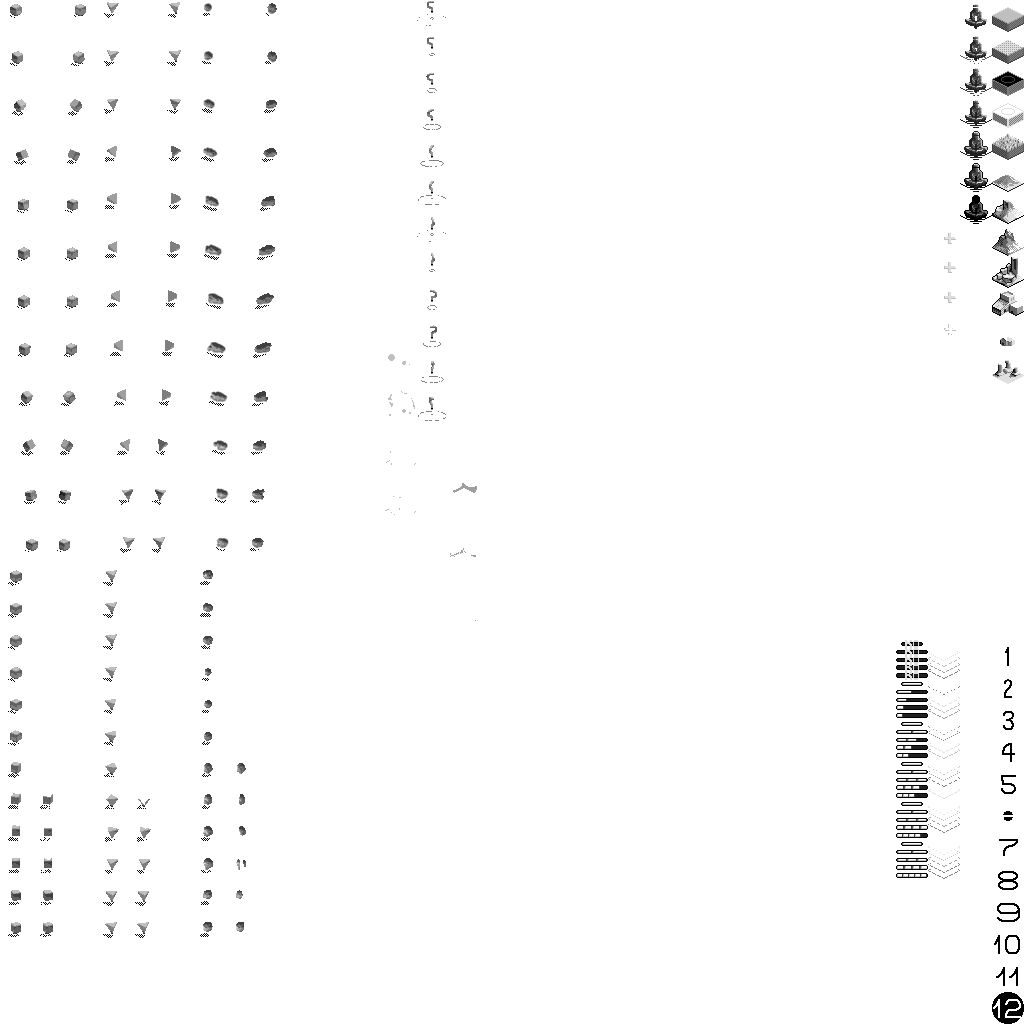
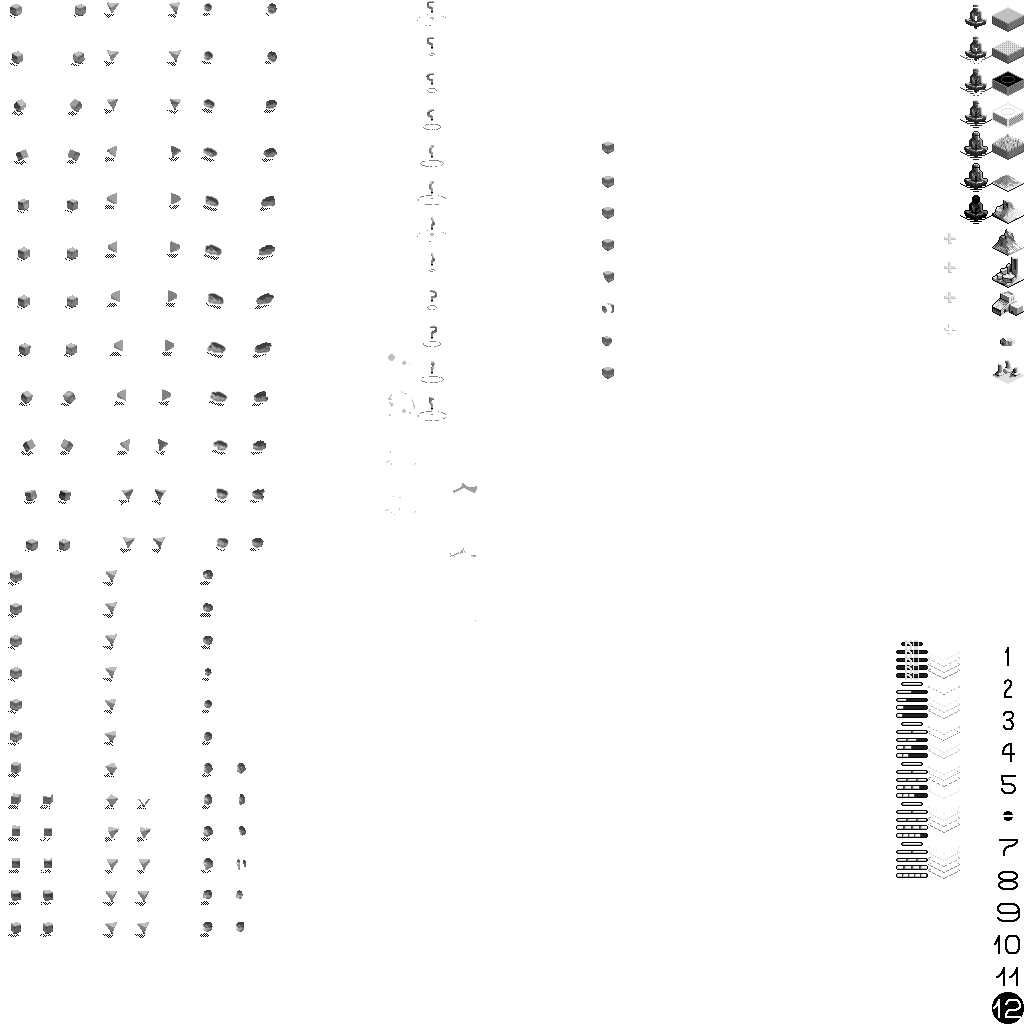
Layers edited between the first and the second w=1024, h=1024 image:
pixels changed over (x1=602, y1=142, x2=614, y2=379) (layer not identified)
